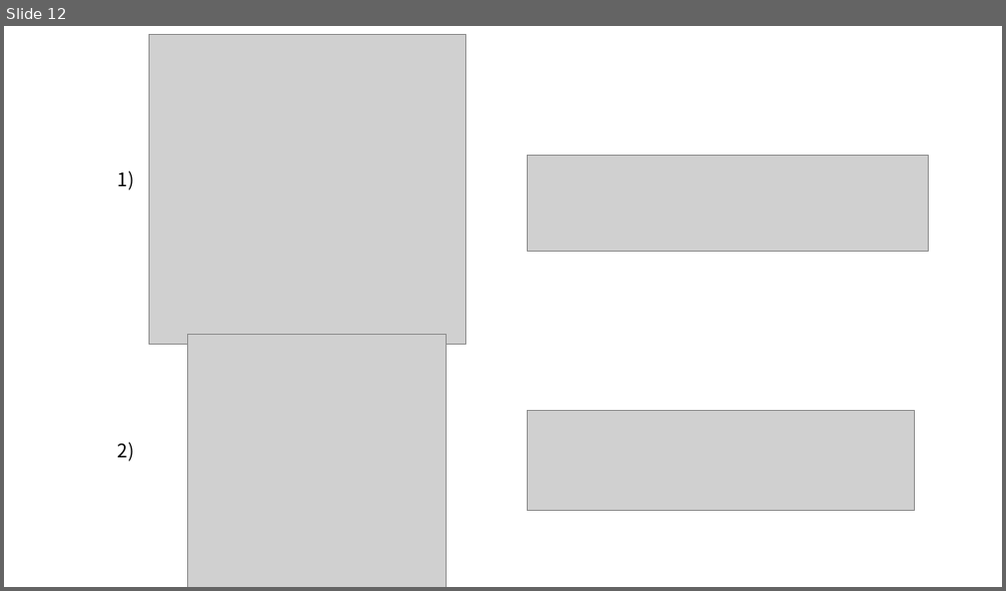
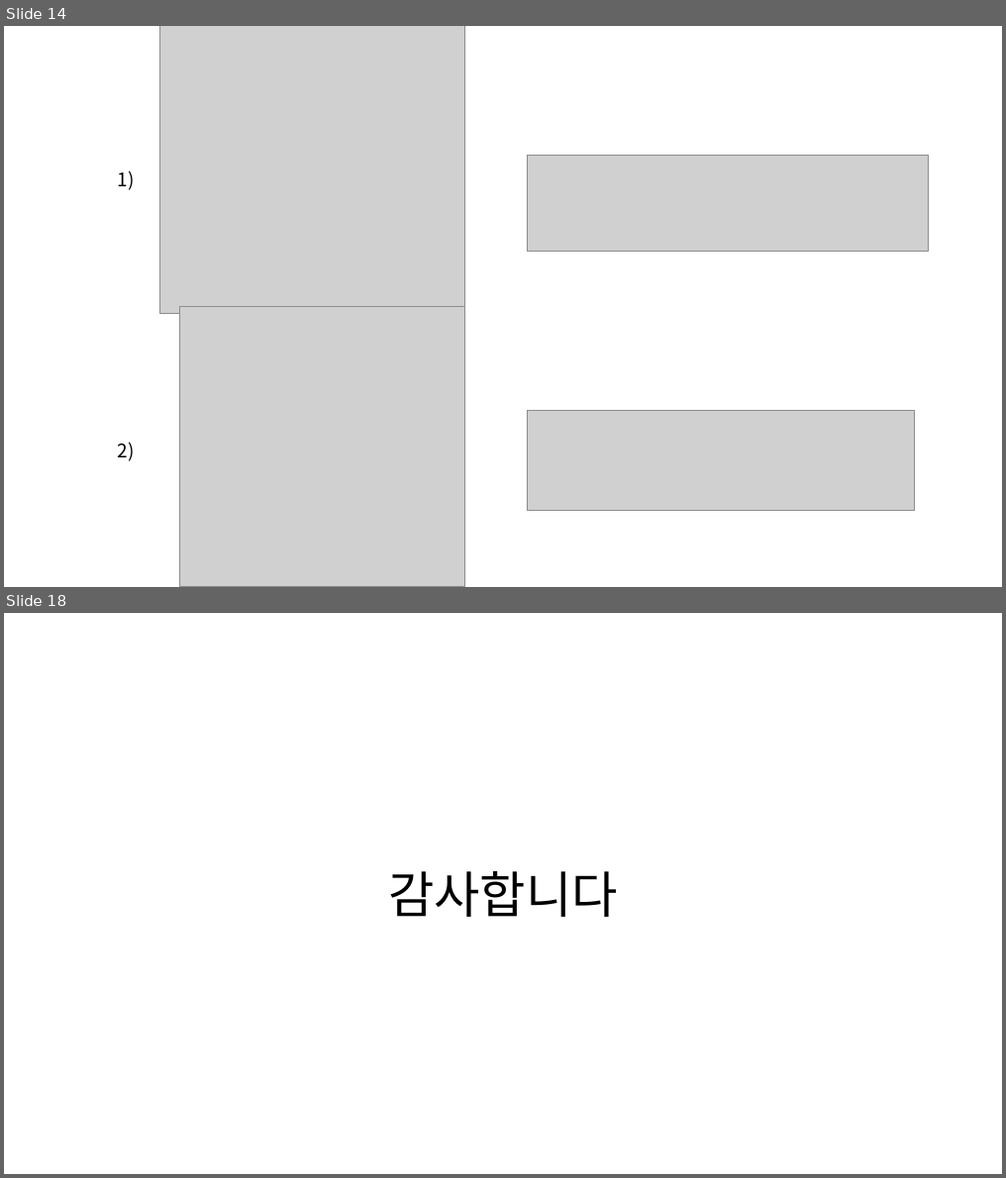
Before and after one commit to ejihoon6065/Project_TurnAround, a slide deck: YG엔터주분석/멘토님미팅발표자료/관련논문조사_4주차.pptx. Shown one above the other, each under a label of ours: slide 12 before the commit, slides 14 and 18 after it; the slides between them are not shown. The pictures are 1006x591 and 1006x1178 pixels, drawn with LibreOffice and Linux fonts; fonts in the diff are those of the drawing; grey boxes stand for pictures. Boxes give left, top, right and bottom in pixels: in the first picture for what was removed or moved away, otherwise in the second. Text is boxed around its words. In the diff, an @@ line names an element or a change of style, - is before the commit and + after.

```diff
--- a/YG엔터주분석/멘토님미팅발표자료/관련논문조사_4주차.pptx
+++ b/YG엔터주분석/멘토님미팅발표자료/관련논문조사_4주차.pptx
@@ slide 18 added at (4,613,1002,1174), background #FFFFFF @@
@@ text added at (388,871,618,917), 48 pt, text #000000 @@
+감사합니다
@@ what was slide 12 is now slide 14 @@
@@ slide 14 changed as well @@
@@ picture: place and size @@
-picture at (150,34,465,345)
+picture at (160,26,465,313)
@@ picture: place and size @@
-picture at (187,334,446,587)
+picture at (179,307,464,586)
```
Also in this commit, not shown: 7 other slides changed, 11 other slides added, 5 slides removed, 10 other files.
